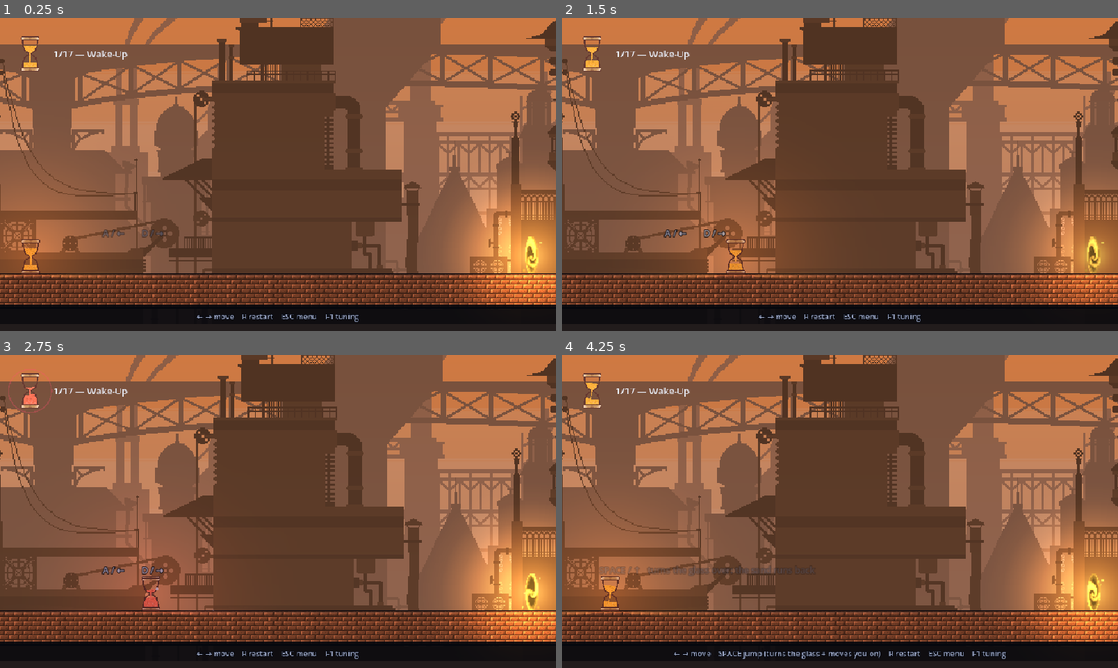
Above: before the commit, frames 1-4 (two rows, left to right).
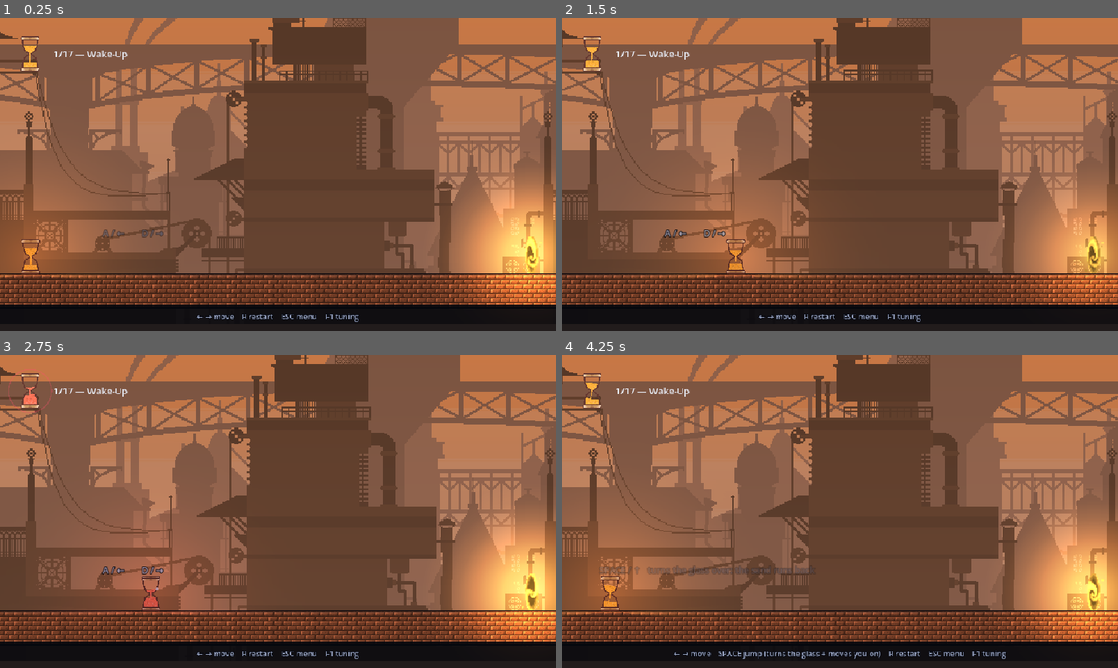
Above: after the commit, the same moments.

Repository: Athryell/GMTK-Game-Jam-2026
Game: Godot game, scene res://scenes/main.tscn
The game is run twice, just before and just after one commit, with the same random seed, the same clock (stepped at 60 frames per second) and the same inputs. Sound files missing from this copy of the repository are replaced by a short silence.
Inputs:
- Up to frame 1 (0.25 s): no input
- Up to frame 2 (1.5 s): hold Right (move_right) from 0.53 s (still down); tap Space (jump) at 0.77 s
- Up to frame 3 (2.75 s): tap Space (jump) at 1.52 s; release Right (move_right) at 2.03 s; hold Left (move_left) from 2.03 s (still down)
- Up to frame 4 (4.25 s): release Left (move_left) at 2.78 s; hold Right (move_right) from 2.78 s (still down); tap Space (jump) at 3.02, 3.77 s

The runs differ from the first frame. In frame 1, 22% of the frame differs, in the area x 0-100%, y 0-82%; in frame 2, 22%; in frame 3, 22%; in frame 4, 22%.

Commit message:
Put the nearest backdrop layer behind its own veil of air
Co-Authored-By: Claude Opus 5 <noreply@anthropic.com>

Diff:
--- a/hourglass_hero_godot/scripts/fx/backdrop.gd
+++ b/hourglass_hero_godot/scripts/fx/backdrop.gd
@@ -43,14 +43,14 @@
 ## reads, and the room behind the level is meant to be a horizon rather than a
 ## wall a few metres back.
 const FAR_SCROLL := 0.05
-const NEAR_SCROLL := 0.38
+const NEAR_SCROLL := 0.26
 
 ## How much air each layer puts in front of everything behind it, as the alpha of
 ## a fog-coloured veil drawn over its own art. The veils stack: the farthest
 ## layer is seen through all of them and the nearest only through its own, which
 ## is what separates two silhouettes painted from the same eleven colours.
 const FOG_FAR := 0.48
-const FOG_NEAR := 0.16
+const FOG_NEAR := 0.30
 
 ## Fraction of a layer's fog left at the top of the art. Haze piles up along the
 ## ground, so a distant roofline still cuts the sky while the streets under it
